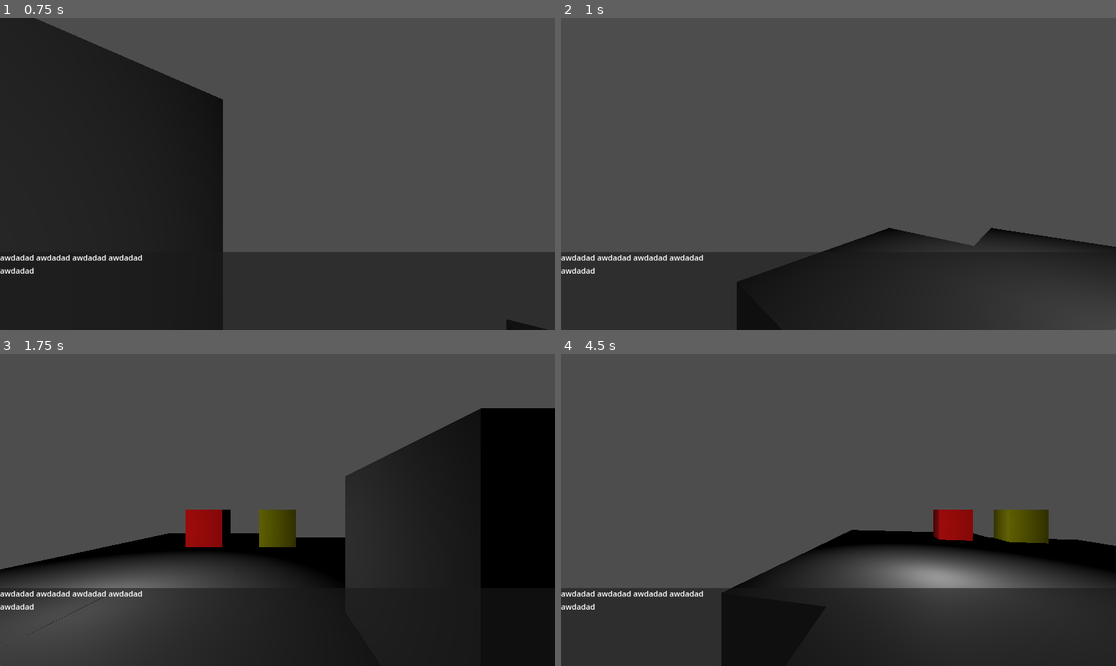
Above: before the commit, frames 1-4 (two rows, left to right).
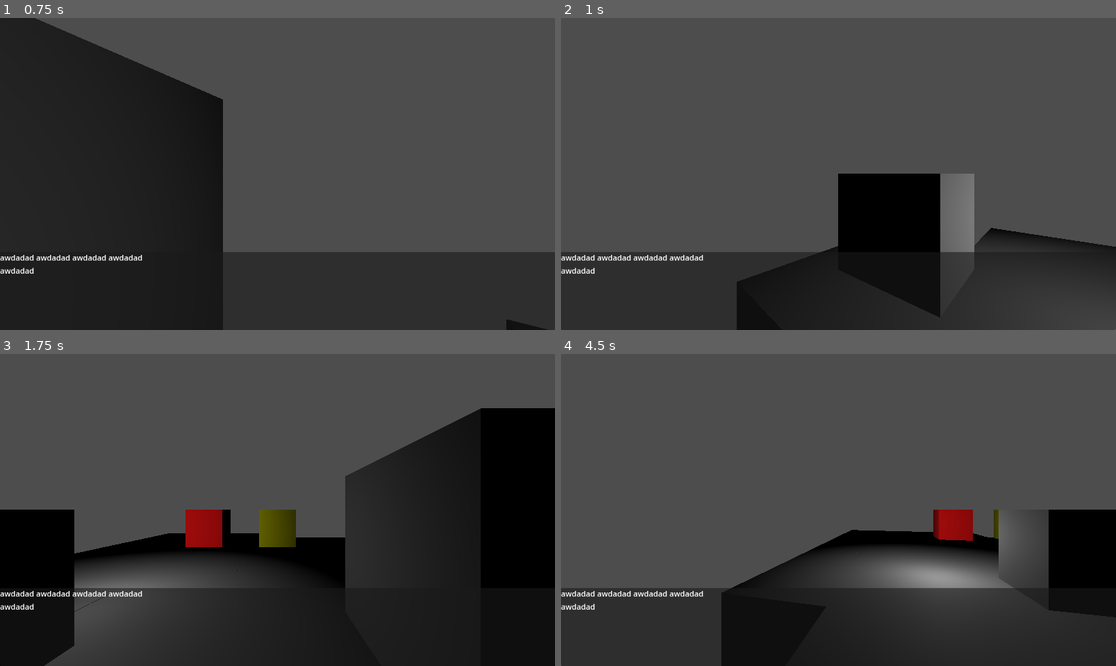
Above: after the commit, the same moments.

Repository: Fatbonks/jrpg
Game: Godot game, scene res://world.tscn
The game is run twice, just before and just after one commit, with the same random seed, the same clock (stepped at 60 frames per second) and the same inputs.
Inputs:
- Up to frame 1 (0.75 s): tap Enter at 0.5 s; hold Right (ui_right) from 0.53 s (still down)
- Up to frame 2 (1 s): keep holding Right (ui_right)
- Up to frame 3 (1.75 s): release Right (ui_right) at 1.28 s; hold Down (ui_down) from 1.28 s (still down)
- Up to frame 4 (4.5 s): release Down (ui_down) at 2.03 s; hold Right (ui_right) 2.03-2.78 s; tap Space at 2.75 s; hold Up (ui_up) 2.78-3.53 s; hold Left (ui_left) from 3.53 s (still down)

Frame 1 is identical in both runs. In frame 2, 6.1% of the frame differs, in the area x 49-75%, y 49-96%; in frame 3, 6.0%; in frame 4, 4.0%.

Commit message:
UI now get info

Diff:
--- a/grid project/chest.tscn
+++ b/grid project/chest.tscn
@@ -1,9 +1,13 @@
-[gd_scene load_steps=4 format=3 uid="uid://coejjwfudvdah"]
+[gd_scene load_steps=7 format=3 uid="uid://coejjwfudvdah"]
 
 [ext_resource type="PackedScene" uid="uid://cjl0kbnh3b3yk" path="res://hitbox_component.tscn" id="1_qsvkr"]
 [ext_resource type="PackedScene" uid="uid://bcp40ga44tdu4" path="res://object_infomation.tscn" id="2_hsngd"]
+[ext_resource type="Script" path="res://scripts/health_component.gd" id="3_nv3cf"]
+[ext_resource type="Resource" uid="uid://kdnxxx3miujb" path="res://resource/player_stats.tres" id="4_24atq"]
 
 [sub_resource type="BoxMesh" id="BoxMesh_trjuv"]
+
+[sub_resource type="BoxShape3D" id="BoxShape3D_q3tem"]
 
 [node name="chest" type="Node3D"]
 
@@ -12,10 +16,21 @@
 
 [node name="Hitbox" parent="." instance=ExtResource("1_qsvkr")]
 
+[node name="CollisionShape3D" type="CollisionShape3D" parent="Hitbox"]
+shape = SubResource("BoxShape3D_q3tem")
+
 [node name="Label" type="Label" parent="."]
 offset_right = 40.0
 offset_bottom = 23.0
 
 [node name="object_infomation" parent="." instance=ExtResource("2_hsngd")]
+obj_name = "Chest"
+obj_descripton = "yea its a chest"
+
+[node name="health_component" type="Node" parent="."]
+script = ExtResource("3_nv3cf")
+object_stats = ExtResource("4_24atq")
 
 [connection signal="area_entered" from="Hitbox" to="object_infomation" method="_on_hitbox_area_entered"]
+[connection signal="area_exited" from="Hitbox" to="object_infomation" method="_on_hitbox_area_exited"]
+[connection signal="call_death" from="health_component" to="health_component" method="enemy_death"]
--- a/grid project/object_infomation.tscn
+++ b/grid project/object_infomation.tscn
@@ -1,8 +1,8 @@
 [gd_scene load_steps=3 format=3 uid="uid://bcp40ga44tdu4"]
 
 [ext_resource type="Script" path="res://scripts/object_infomation.gd" id="1_0gpi7"]
-[ext_resource type="Resource" uid="uid://xrcmfax7y7va" path="res://mesh/info.tres" id="2_h4uba"]
+[ext_resource type="Resource" uid="uid://xrcmfax7y7va" path="res://resource/info.tres" id="2_urp5o"]
 
 [node name="object_infomation" type="Node"]
 script = ExtResource("1_0gpi7")
-ui_resource = ExtResource("2_h4uba")
+ui_resource = ExtResource("2_urp5o")
--- a/grid project/mesh/info.tres
+++ b/grid project/resource/info.tres
@@ -4,5 +4,3 @@
 
 [resource]
 script = ExtResource("1_wesqg")
-name = null
-descripton = ""
--- /dev/null
+++ b/grid project/resource/player_stats.tres
@@ -0,0 +1,9 @@
+[gd_resource type="Resource" script_class="object_stats" load_steps=2 format=3 uid="uid://kdnxxx3miujb"]
+
+[ext_resource type="Script" path="res://scripts/object_stats.gd" id="1_jet2i"]
+
+[resource]
+script = ExtResource("1_jet2i")
+health = 10
+max_health = 10
+damage = 10
--- a/grid project/scripts/Ui.gd
+++ b/grid project/scripts/Ui.gd
@@ -4,7 +4,7 @@
 @onready var name_label = %name_label
 func _ready():
 	if ui_info:
-		ui_info.connect("changed", info)
+		ui_info.update_ui.connect(info)
 
-func info():
-	print("works")
+func info(obj_name: String, obj_descripton:String):
+	print(obj_name, obj_descripton)
--- /dev/null
+++ b/grid project/scripts/health_component.gd
@@ -0,0 +1,17 @@
+class_name health_component
+extends Node
+signal call_death
+@export var object_stats: object_stats
+func _ready() -> void:
+	if object_stats:
+		object_stats.health = object_stats.max_health
+	else:
+		print(object_stats, "no resource loaded")
+func take_damage(damage: int) -> void:
+	object_stats.health -= damage
+	if object_stats.health <= 0:
+		call_death.emit()
+func player_death() -> void:
+	print("player dead")
+func enemy_death() -> void:
+	owner.queue_free()
--- a/grid project/scripts/hitbox.gd
+++ b/grid project/scripts/hitbox.gd
@@ -1,2 +1,6 @@
 extends Area3D
 class_name Hitbox_Component
+@export var health_component:int
+func damage(damage: int):
+
+	pass
--- a/grid project/scripts/object_infomation.gd
+++ b/grid project/scripts/object_infomation.gd
@@ -1,10 +1,18 @@
-class_name Object_info
 extends Node
+@export_category("object info")
+@export var obj_name: String
+@export_multiline var obj_descripton: String
+@export_category("required resource for info")
 @export var ui_resource: test
-var Autoload: bool = false
-func _ready():
-	ui_resource.add_name("test")
+func _on_hitbox_area_entered(area):
+	if ui_resource:
+		ui_resource.update(obj_name, obj_descripton)
+	else:
+		printerr(ui_resource, "no resource")
 
 
-func _on_hitbox_area_entered(area):
-	pass
+func _on_hitbox_area_exited(area):
+	if ui_resource:
+		ui_resource.update("name:", "descripton:")
+	else:
+		printerr(ui_resource, "no resource")
--- /dev/null
+++ b/grid project/scripts/object_stats.gd
@@ -0,0 +1,6 @@
+class_name object_stats
+extends Resource
+
+@export var health: int
+@export var max_health: int
+@export var damage: int
--- /dev/null
+++ b/grid project/scripts/resource_resetter.gd
@@ -0,0 +1,3 @@
+extends Node
+
+@export var resource_array: Array[object_stats]
--- a/grid project/scripts/test.gd
+++ b/grid project/scripts/test.gd
@@ -1,9 +1,10 @@
 class_name test
 extends Resource
-signal update_ui()
+signal update_ui(name, descripton)
 var name: String
 var descripton: String
 
-func add_name(obj_name:String):
+func update(obj_name:String, obj_descripton: String):
 	name = obj_name
-	emit_changed()
+	descripton = obj_descripton
+	update_ui.emit(name, descripton)
--- a/grid project/ui.tscn
+++ b/grid project/ui.tscn
@@ -1,7 +1,7 @@
 [gd_scene load_steps=3 format=3 uid="uid://bvp43h8wiom5u"]
 
 [ext_resource type="Script" path="res://scripts/Ui.gd" id="1_fy6pe"]
-[ext_resource type="Resource" uid="uid://xrcmfax7y7va" path="res://mesh/info.tres" id="2_sdrku"]
+[ext_resource type="Resource" uid="uid://xrcmfax7y7va" path="res://resource/info.tres" id="2_sdrku"]
 
 [node name="Ui" type="CanvasLayer" groups=["UI"]]
 script = ExtResource("1_fy6pe")
--- a/grid project/world.tscn
+++ b/grid project/world.tscn
@@ -1,9 +1,11 @@
-[gd_scene load_steps=11 format=3 uid="uid://b0tdn80bnab5y"]
+[gd_scene load_steps=13 format=3 uid="uid://b0tdn80bnab5y"]
 
 [ext_resource type="PackedScene" uid="uid://c4ygs0fuow1xg" path="res://player.tscn" id="1_kjur8"]
 [ext_resource type="MeshLibrary" uid="uid://bt276jt3ceh3a" path="res://mesh/lib.tres" id="2_dysnb"]
 [ext_resource type="PackedScene" uid="uid://bvp43h8wiom5u" path="res://ui.tscn" id="3_8svdb"]
 [ext_resource type="PackedScene" uid="uid://coejjwfudvdah" path="res://chest.tscn" id="4_n82id"]
+[ext_resource type="Script" path="res://scripts/resource_resetter.gd" id="5_s22dr"]
+[ext_resource type="Resource" uid="uid://kdnxxx3miujb" path="res://resource/player_stats.tres" id="6_mkbqi"]
 
 [sub_resource type="BoxMesh" id="BoxMesh_g2ma1"]
 size = Vector3(2, 2, 2)
@@ -61,3 +63,8 @@
 [node name="Ui" parent="." instance=ExtResource("3_8svdb")]
 
 [node name="chest" parent="." instance=ExtResource("4_n82id")]
+transform = Transform3D(1, 0, 0, 0, 1, 0, 0, 0, 1, 0, 3, -1)
+
+[node name="resource_stats_resetter" type="Node" parent="."]
+script = ExtResource("5_s22dr")
+resource_array = [ExtResource("6_mkbqi")]
Not shown: 4 places in grid project/mesh/lib.tres that only renumber resources
